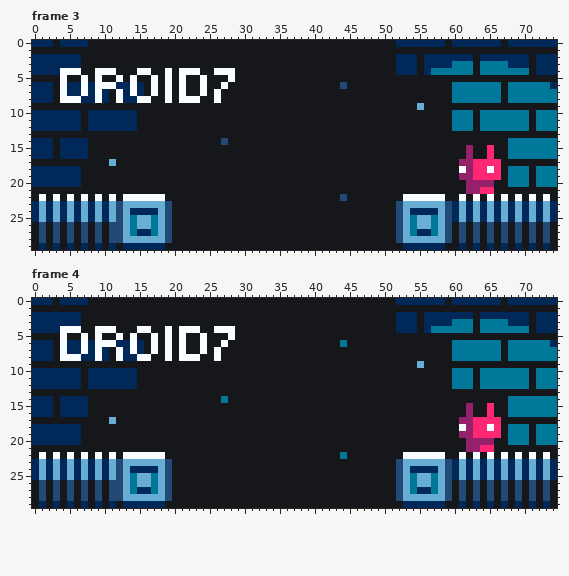
A pixel-art file gets an edit: aseprite/droid7/droid7_discord_banner.aseprite. This is how it looked before the edit.
75x30 pixels, 4 frames. Shown: frame 3, frame 4. The commit also changed other frames, which this record leaves out.
Once edited:
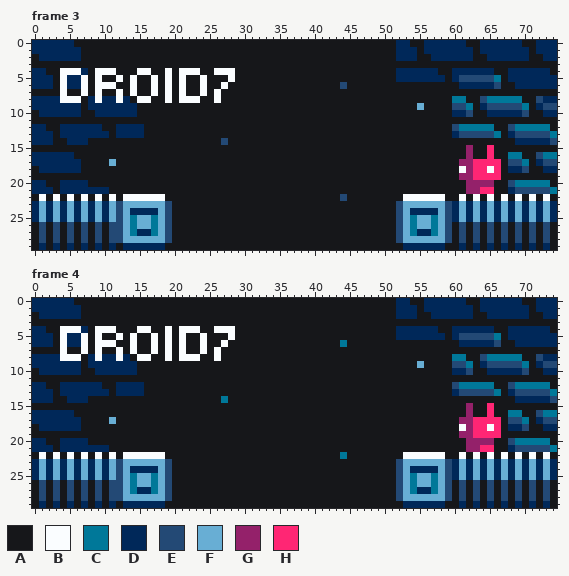
Palette (. is transparent): A #16171a  B #fafdff  C #007899  D #002859  E #234975  F #68aed4  G #94216a  H #ff2674
Change:
Changed rows in their new state; - is an unchanged pixel.
Frame 3, layers "space", "light", "bg":
first column x 0:
 0 ---D--AA----------------------------------------------AA---D--AA---D--AA---
 1 DDDDDDD---------------------------------------------DDD-DDDDDDD-DDDDDDD-DDD
 2 A-------------------------------------------------------A-------A-------A--
 3 AAAAAAA---------------------------------------------AAA-AAAAAAA-AAAAAAA-AAA
 4 --AA---D-----------------------------------------------D-DAADDDDDDAADDDD--A
 5 DDD--DD---------------------------------------------DDDDDDD-DEEEEEC-DDDDDDD
 6 --------A---AA-A--------------------------------------------ADDDDDE-ADDDDD-
 7 AAA--AA-A-A--A-A--------------------------------------------AAAAAAA-AAAAAAA
 8 ---D---A---D--A-----------------------------------------------AAE--C--AAEDD
 9 DDDDDDD-DDDDDDD---------------------------------------------EEC-DEEEEEC-DEE
10 A-------A---------------------------------------------------DDE-ADDDDDE-ADD
11 AAAAAAA-AAAAAAA---------------------------------------------AAA-AAAAAAA-AAA
12 --AA---D--AA---D--------------------------------------------E--C--AAE--C--A
13 DDD-DDDDDDD-DDDD--------------------------------------------DEEEEEC-DEEEEEC
14 ----A---------------------------------------------------------------ADDDDDE
15 AAA-AAAA------------------------------------------------------------AAAAAAA
16 ---D--AA--------------------------------------------------------------AAE--
17 DDDDDDD-------------------------------------------------------------EEC-DEE
18 A-------------------------------------------------------------------DDE-ADD
19 AAAAAAA-------------------------------------------------------------AAA-AAA
20 --AA---D------------------------------------------------------------E--C--A
21 DDD-DDDDDDD---------------------------------------------------------DEEEEEC
Frame 4, layers "space", "light", "bg": the same change as frame 3
